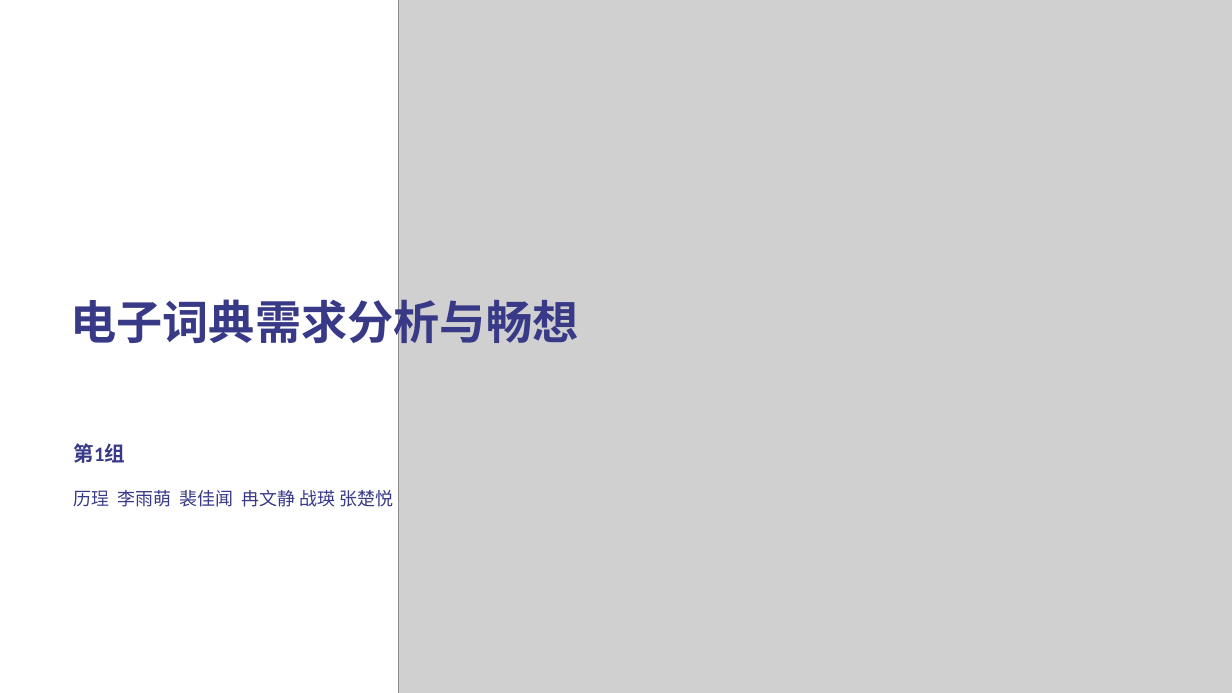
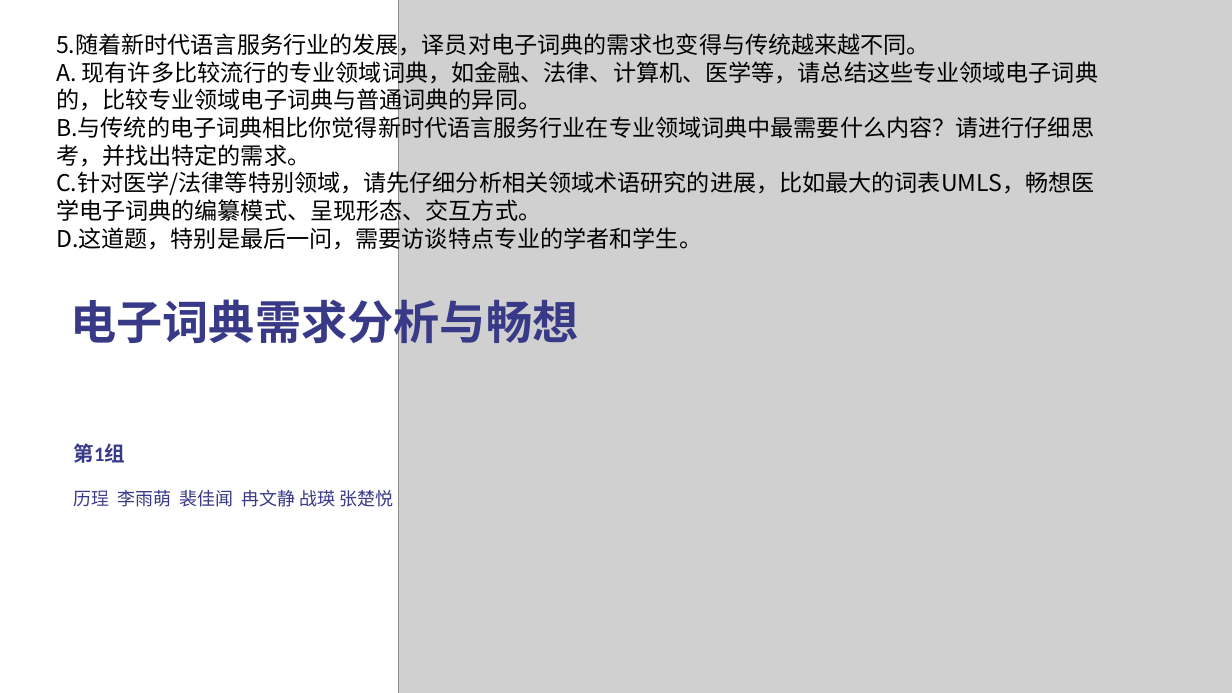
Before and after one commit to peijiawen98/TLK_1107, a slide deck: slide 1 of 电子词典需求分析.pptx. Drawn at 1232x693 pixels with LibreOffice and Linux fonts; fonts in the diff are those of the drawing; grey boxes stand for pictures. Boxes give left, top, right and bottom in pixels: in the first picture for what was removed or moved away, otherwise in the second. Text is boxed around its words. In the diff, an @@ line names an element or a change of style, - is before the commit and + after.

```diff
--- a/电子词典需求分析.pptx
+++ b/电子词典需求分析.pptx
@@ text added at (56,30,1098,253), 18 pt, text #000000 @@
+5.随着新时代语言服务行业的发展，译员对电子词典的需求也变得与传统越来越不同。
+A. 现有许多比较流行的专业领域词典，如金融、法律、计算机、医学等，请总结这些专业领域电子词典的，比较专业领域电子词典与普通词典的异同。
+B.与传统的电子词典相比你觉得新时代语言服务行业在专业领域词典中最需要什么内容？请进行仔细思考，并找出特定的需求。
+C.针对医学/法律等特别领域，请先仔细分析相关领域术语研究的进展，比如最大的词表UMLS，畅想医学电子词典的编纂模式、呈现形态、交互方式。
+D.这道题，特别是最后一问，需要访谈特点专业的学者和学生。
```
